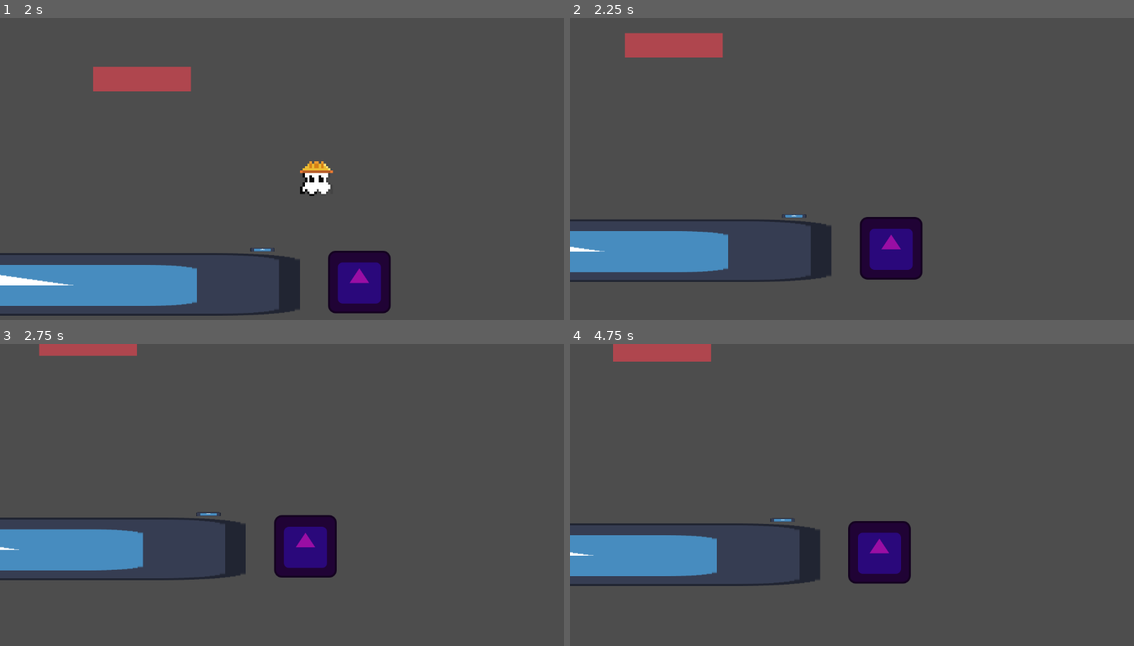
Above: before the commit, frames 1-4 (two rows, left to right).
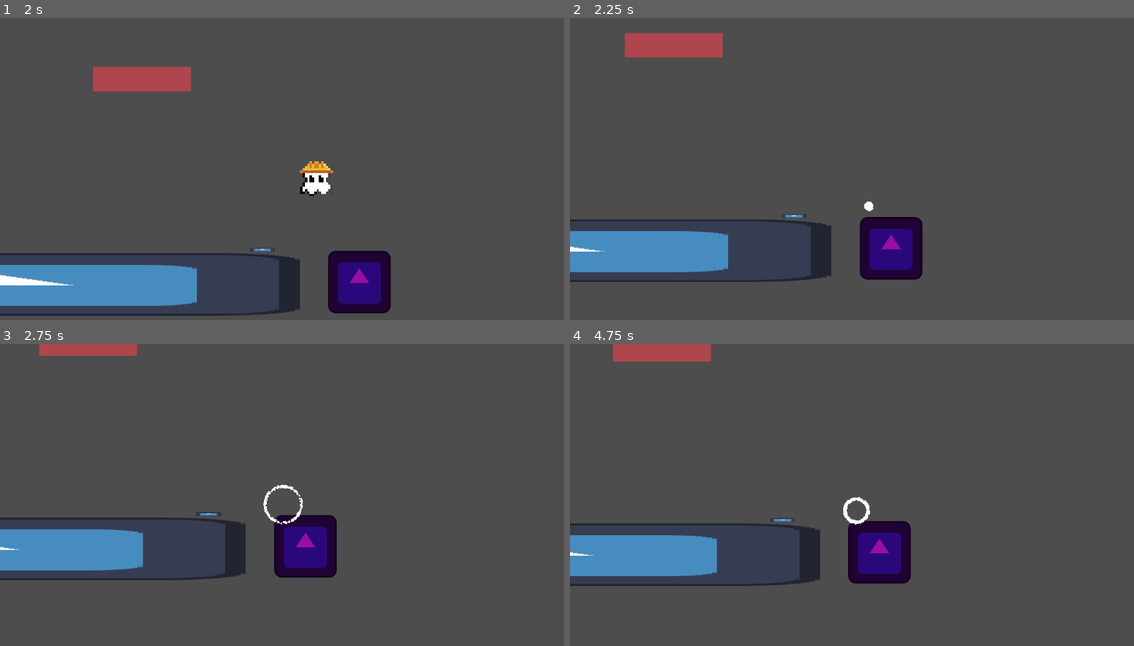
Above: after the commit, the same moments.

Repository: Monczak/warsztatyletni2025
Game: Godot game, scene res://src/Root.tscn
Same seed, same stepped clock (60 frames per second), same inputs: the game is played once before the commit and once after it. The engine's default icon, where the game draws it, is replaced by a stand-in: a white triangle on a blue panel in a dark square.
Inputs (mouse positions are in pixels of both pictures, inside the frame that each line leads up to):
- Up to frame 1 (2 s): move the mouse to (406, 159) at 0.52 s; hold Right (MoveRight) from 0.53 s (still down); tap Z (Interact) at 0.6, 1.35 s; click (406, 159) at 0.67 s; tap Up (Jump) at 0.77, 1.52 s; move the mouse to (169, 193) at 1.27 s
- Up to frame 2 (2.25 s): move the mouse to (908, 105) at 2.02 s; release Right (MoveRight) at 2.03 s; hold Left (MoveLeft) from 2.03 s (still down); tap Z (Interact) at 2.1 s
- Up to frame 3 (2.75 s): keep holding Left (MoveLeft)
- Up to frame 4 (4.75 s): move the mouse to (823, 564) at 2.77 s; release Left (MoveLeft) at 2.78 s; hold Right (MoveRight) 2.78-4.28 s; tap Z (Interact) at 2.85, 3.6, 4.35 s; click (823, 564) at 2.92 s; tap Up (Jump) at 3.02, 3.77, 4.52 s; move the mouse to (1021, 549) at 3.52 s; move the mouse to (682, 455) at 4.27 s; hold Left (MoveLeft) from 4.28 s (still down)

Frame 1 is identical in both runs. In frame 2, less than 0.1% of the frame differs, in the area x 52-54%, y 60-65%; in frame 3, 0.2%, in the area x 46-54%, y 46-60%; in frame 4, 0.2%.

Commit message:
Start work on player death particles

Diff:
--- a/src/Level.gd
+++ b/src/Level.gd
@@ -4,5 +4,9 @@
 @onready var _player_respawn_point: PlayerRespawnPoint = $PlayerRespawnPoint
 
 
+func get_player() -> Player:
+	return get_node("Player")
+
+
 func get_player_respawn_point() -> PlayerRespawnPoint:
-    return _player_respawn_point
+	return _player_respawn_point
--- a/src/MonczakWorld.tscn
+++ b/src/MonczakWorld.tscn
@@ -3,6 +3,3 @@
 [ext_resource type="PackedScene" uid="uid://b307l3jmiw4cv" path="res://src/World.tscn" id="1_rodkb"]
 
 [node name="World" instance=ExtResource("1_rodkb")]
-
-[node name="Camera2D" parent="." index="0" node_paths=PackedStringArray("target")]
-target = NodePath("../Player")
--- /dev/null
+++ b/src/Particles.gd
@@ -0,0 +1,15 @@
+extends Node2D
+class_name Particles
+
+@export var player_death_particles_tscn: PackedScene
+
+@onready var _particles: Dictionary = {
+	"player_death": player_death_particles_tscn
+}
+
+
+func emit_particles(particle_type: String, position: Vector2) -> void:
+	var tscn = _particles[particle_type]
+	var particles_inst = tscn.instantiate() as GPUParticles2D
+	particles_inst.global_position = position
+	add_child(particles_inst)
--- a/src/Root.gd
+++ b/src/Root.gd
@@ -5,8 +5,8 @@
 
 
 func load_world() -> void:
-    if has_node("World"):
-        remove_child(get_node("World"))
+	if has_node("World"):
+		remove_child(get_node("World"))
 
-    var world = world_tscn.instantiate()
-    add_child(world)
+	var world = world_tscn.instantiate()
+	add_child(world)
--- a/src/World.gd
+++ b/src/World.gd
@@ -5,18 +5,23 @@
 
 @onready var _level: Level = $Level
 @onready var _camera: Camera = $Camera2D
+@onready var _particles: Particles = $Particles
 
 
 func get_level() -> Level:
-    return _level
+	return _level
 
 
 func get_camera() -> Camera:
-    return _camera
+	return _camera
+
+
+func get_particles() -> Particles:
+	return _particles
 
 
 func spawn_player() -> Player:
-    var player := player_tscn.instantiate() as Player
-    player.global_position = get_level().get_player_respawn_point().global_position
-    _level.add_child(player)
-    return player
+	var player := player_tscn.instantiate() as Player
+	player.global_position = get_level().get_player_respawn_point().global_position
+	_level.add_child(player)
+	return player
--- a/src/World.tscn
+++ b/src/World.tscn
@@ -1,9 +1,11 @@
-[gd_scene load_steps=5 format=3 uid="uid://b307l3jmiw4cv"]
+[gd_scene load_steps=7 format=3 uid="uid://b307l3jmiw4cv"]
 
 [ext_resource type="Script" path="res://src/camera/Camera.gd" id="1_5iml6"]
 [ext_resource type="Script" path="res://src/World.gd" id="1_fbkx8"]
 [ext_resource type="PackedScene" uid="uid://du36k4g5svai3" path="res://src/Level.tscn" id="1_kbm2b"]
 [ext_resource type="PackedScene" uid="uid://cc54w6n5ncad1" path="res://src/objects/Player.tscn" id="2_2o6v2"]
+[ext_resource type="Script" path="res://src/Particles.gd" id="5_drron"]
+[ext_resource type="PackedScene" uid="uid://cyo3cjknpjwht" path="res://src/particles/PlayerDeathParticles.tscn" id="6_vqegi"]
 
 [node name="World" type="Node2D"]
 script = ExtResource("1_fbkx8")
@@ -15,3 +17,7 @@
 target = NodePath("../Level/Player")
 
 [node name="Level" parent="." instance=ExtResource("1_kbm2b")]
+
+[node name="Particles" type="Node2D" parent="."]
+script = ExtResource("5_drron")
+player_death_particles_tscn = ExtResource("6_vqegi")
--- /dev/null
+++ b/src/particles/PlayerDeathParticles.gd
@@ -0,0 +1,7 @@
+extends GPUParticles2D
+
+
+# Called when the node enters the scene tree for the first time.
+func _ready() -> void:
+	emitting = true
+	finished.connect(func(): queue_free())
--- /dev/null
+++ b/src/particles/PlayerDeathParticles.tscn
@@ -0,0 +1,40 @@
+[gd_scene load_steps=5 format=3 uid="uid://cyo3cjknpjwht"]
+
+[ext_resource type="Script" path="res://src/particles/PlayerDeathParticles.gd" id="1_1c551"]
+
+[sub_resource type="Curve" id="Curve_tu0tc"]
+max_value = 3.0
+_data = [Vector2(0, 0), 0.0, 10.7554, 0, 0, Vector2(1, 3), 0.0, 0.0, 0, 0]
+point_count = 2
+
+[sub_resource type="CurveTexture" id="CurveTexture_7j1fr"]
+curve = SubResource("Curve_tu0tc")
+
+[sub_resource type="ParticleProcessMaterial" id="ParticleProcessMaterial_n82lw"]
+particle_flag_disable_z = true
+emission_shape = 6
+emission_ring_axis = Vector3(0, 0, 1)
+emission_ring_height = 1.0
+emission_ring_radius = 2.0
+emission_ring_inner_radius = 1.0
+angle_min = -720.0
+angle_max = 720.0
+spread = 180.0
+initial_velocity_min = 94.24
+initial_velocity_max = 94.24
+gravity = Vector3(0, 0, 0)
+radial_accel_min = -2.23517e-06
+radial_accel_max = -2.23517e-06
+damping_min = 90.608
+damping_max = 93.749
+scale_max = 3.0
+scale_over_velocity_max = 300.0
+scale_over_velocity_curve = SubResource("CurveTexture_7j1fr")
+
+[node name="GPUParticles2D" type="GPUParticles2D"]
+emitting = false
+amount = 300
+process_material = SubResource("ParticleProcessMaterial_n82lw")
+one_shot = true
+explosiveness = 1.0
+script = ExtResource("1_1c551")
--- a/src/singletons/Game.gd
+++ b/src/singletons/Game.gd
@@ -10,43 +10,53 @@
 
 
 func get_world() -> World:
-    return _root.get_node("World")
+	return _root.get_node("World")
 
 
 func get_camera() -> Camera:
-    return get_world().get_camera()
+	return get_world().get_camera()
 
 
 func get_level() -> Level:
-    return get_world().get_level()
+	return get_world().get_level()
+
+
+func get_particles() -> Particles:
+	return get_world().get_particles()
+
+
+func get_player() -> Player:
+	return get_level().get_player()
 
 
 func get_player_respawn_point() -> Node2D:
-    return get_level().get_player_respawn_point()
+	return get_level().get_player_respawn_point()
 
 
 func handle_player_death() -> void:
-    get_camera().target = null
+	get_camera().target = null
 
-    await get_tree().create_timer(0.6).timeout
-    var player = get_world().spawn_player()
-    get_camera().target = player
+	get_particles().emit_particles("player_death", get_player().global_position)
+
+	await get_tree().create_timer(0.6).timeout
+	var player = get_world().spawn_player()
+	get_camera().target = player
 
 
 func handle_victory() -> void:
-    victory.emit()
-    print("Level complete!")
+	victory.emit()
+	print("Level complete!")
 
 
 func reset_game() -> void:
-    reset.emit()
-    _root.load_world()
-    start.emit()
+	reset.emit()
+	_root.load_world()
+	start.emit()
 
-    await get_tree().process_frame
+	await get_tree().process_frame
 
-    get_camera().target = get_level().get_node("Player")
+	get_camera().target = get_level().get_node("Player")
 
 
 func _ready() -> void:
-    reset_game()
+	reset_game()
